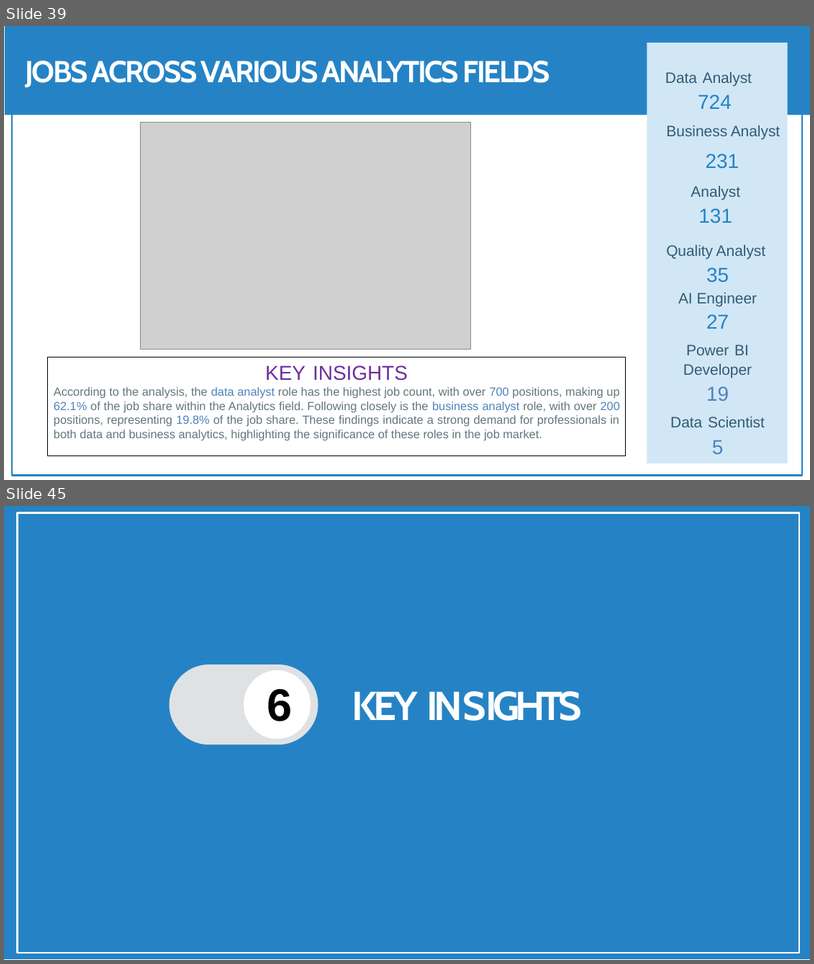
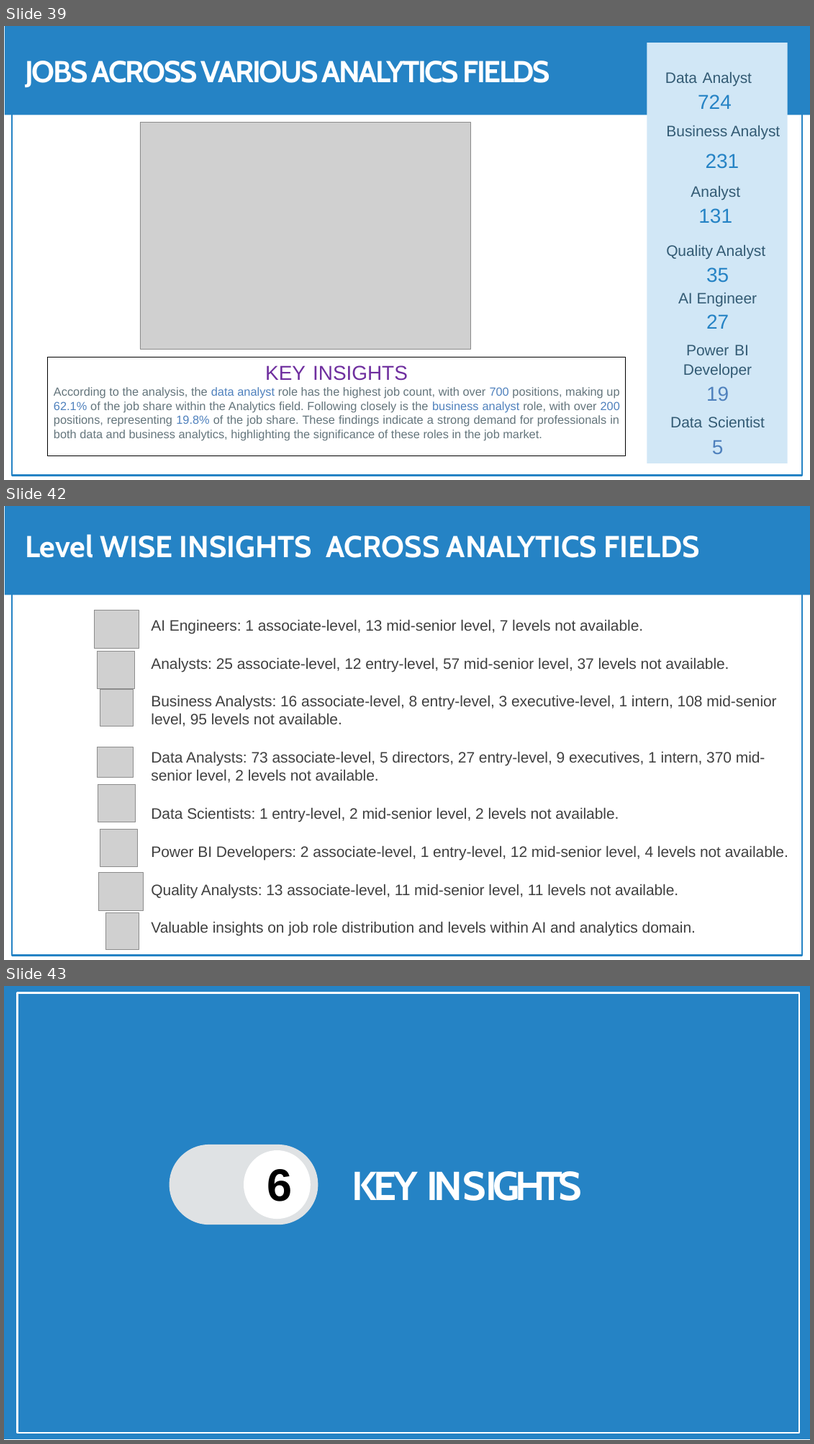
Before and after one commit to shashank297/HR-Recruitment-Data-Analysis-, a slide deck: Presentation/HR & Job Dashboard.pptx. Shown one above the other, each under a label of ours: slides 39 and 45 before the commit, slides 39, 42 and 43 after it; the slides between them are not shown. The pictures are 814x964 and 814x1444 pixels, drawn with LibreOffice and Linux fonts; fonts in the diff are those of the drawing; grey boxes stand for pictures; background and template pictures are left out. Boxes give left, top, right and bottom in pixels: in the first picture for what was removed or moved away, otherwise in the second. Text is boxed around its words. In the diff, an @@ line names an element or a change of style, - is before the commit and + after.

```diff
--- a/Presentation/HR & Job Dashboard.pptx
+++ b/Presentation/HR & Job Dashboard.pptx
@@ slide 42 added at [4,506,810,960], background #FFFFFF; not listed: 1 template element that a slide beside it also shows @@
@@ title added at [25,534,700,558], 36 pt, text #FFFFFF, bold @@
+Level WISE INSIGHTS ACROSS ANALYTICS FIELDS
@@ text added at [151,619,789,936], 18 pt, text #404040 @@
+AI Engineers: 1 associate-level, 13 mid-senior level, 7 levels not available.
+Analysts: 25 associate-level, 12 entry-level, 57 mid-senior level, 37 levels not available.
+Business Analysts: 16 associate-level, 8 entry-level, 3 executive-level, 1 intern, 108 mid-senior level, 95 levels not available.
+Data Analysts: 73 associate-level, 5 directors, 27 entry-level, 9 executives, 1 intern, 370 mid-senior level, 2 levels not available.
+Data Scientists: 1 entry-level, 2 mid-senior level, 2 levels not available.
+Power BI Developers: 2 associate-level, 1 entry-level, 12 mid-senior level, 4 levels not available.
+Quality Analysts: 13 associate-level, 11 mid-senior level, 11 levels not available.
+Valuable insights on job role distribution and levels within AI and analytics domain.
@@ group added at [5,506,810,950]: 8 pictures, 1 freeform shape @@
@@ what was slide 45 is now slide 43 @@
```
Also in this commit, not shown: 1 slide changed, 3 other slides added, 6 slides removed.
